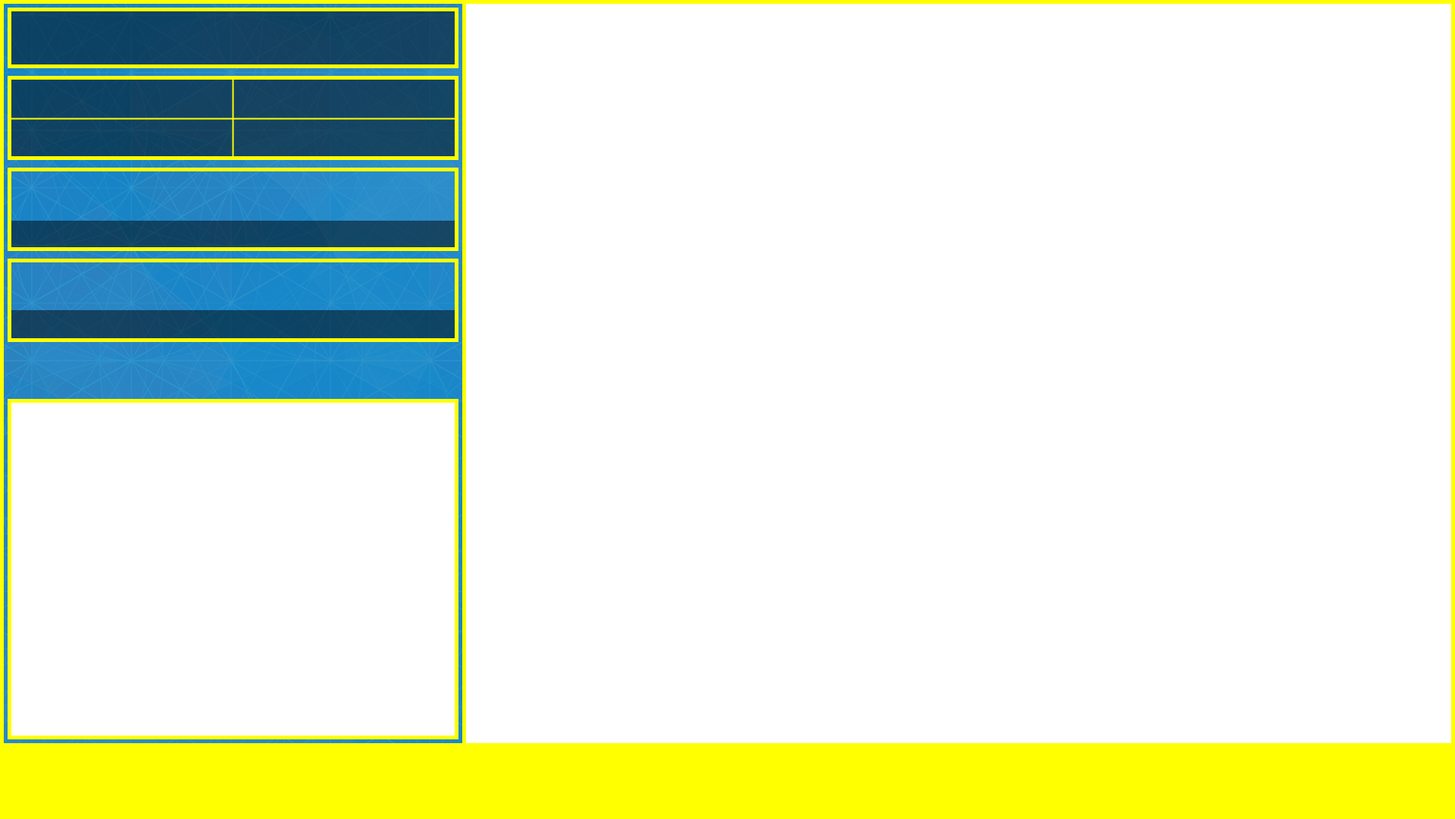
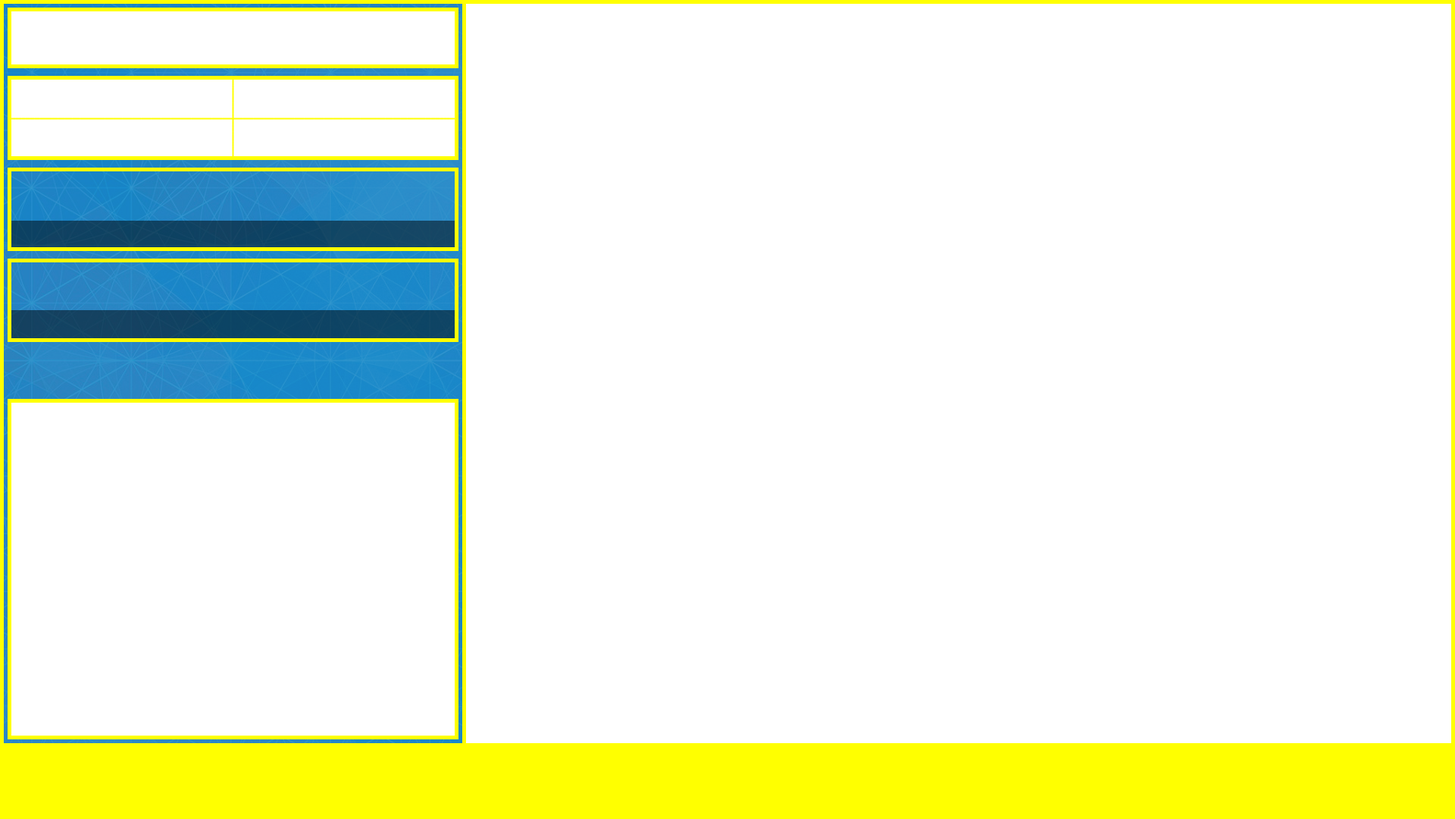
Layers edited between the first and the second 1455 x 819 image:
painted on "Background" over [11, 11, 455, 157]
